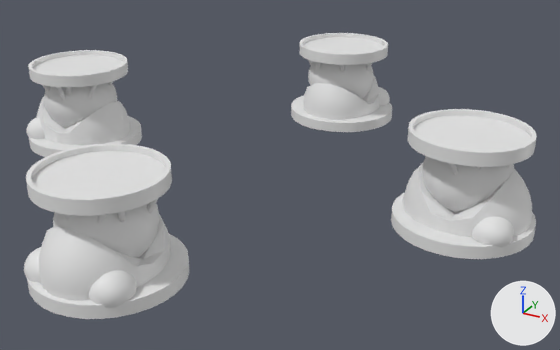
The FBX model Assets/_Project/Mesh/Landmarks/Landmark_Visual_Voodoo_Pedestal.fbx, before and after one commit.
Rendered twice from a camera (50 mm lens) standing at (6.0, -9.94, 5.01) and looking at (0.53, 0.0, 0.04). Arrows for +X, +Y and +Z are at lower right; the lights stay in place. Where no turn or scale is listed for an object, it has been applied to the vertices.

The older version as bpy lines, for what is in view:
```python
me_cylinder_031 = bpy.data.meshes.new('Cylinder.031')
me_cylinder_031.from_pydata(...)  # 5384 vertices, 10368 faces; spans x -4.5..4.5, y -4.5..4.5, z -0.12..1.34
ob_sm_pedestal = bpy.data.objects.new('SM_Pedestal', me_cylinder_031)
ob_sm_pedestal.location = (0.0, 0.0, 0.0)
```
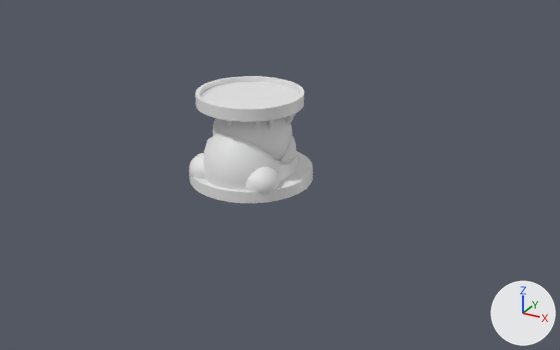
Patch to the scene script:
```diff
--- a/Assets/_Project/Mesh/Landmarks/Landmark_Visual_Voodoo_Pedestal.fbx.py
+++ b/Assets/_Project/Mesh/Landmarks/Landmark_Visual_Voodoo_Pedestal.fbx.py
@@ me_cylinder_031 @@
 # used by ob_sm_pedestal; location = (0.0, 0.0, 0.0)
-me_cylinder_031.from_pydata(...)  # 5384 vertices, 10368 faces; spans x -4.5..4.5, y -4.5..4.5, z -0.12..1.34
+me_cylinder_031.from_pydata(...)  # 1346 vertices, 2592 faces; spans x -1.0..1.0, y -1.0..1.0, z -0.12..1.34
+# me_cylinder_031 part 1: the loose piece of 64 vertices spanning x -1.0..1.0, y -4.5..-2.5, z -0.11..0.08 is moved by (0.0, 3.5, 0.0)
+# me_cylinder_031 part 2: the loose piece of 108 vertices spanning x -0.74..0.76, y -4.44..-2.63, z -0.1..0.83 is moved by (0.0, 3.5, 0.0)
+# me_cylinder_031 part 3: the loose piece of 242 vertices spanning x -0.6..0.67, y -4.14..-2.86, z 0.1..1.24 is moved by (0.0, 3.5, 0.0)
+# me_cylinder_031 part 4: the loose piece of 128 vertices spanning x -0.85..0.85, y -4.35..-2.65, z 1.15..1.34 is moved by (0.0, 3.5, 0.0)
+# me_cylinder_031 part 5: the loose piece of 242 vertices spanning x 0.22..0.79, y -4.33..-3.75, z -0.12..0.39 is moved by (0.0, 3.5, 0.0)
+# me_cylinder_031 part 6: the loose piece of 242 vertices spanning x -0.78..-0.21, y -4.33..-3.75, z -0.12..0.39 is moved by (0.0, 3.5, 0.0)
+# me_cylinder_031 part 7: the loose piece of 32 vertices spanning x 0.17..0.36, y -3.06..-2.86, z 0.82..1.23 is scaled about its middle by (-0.885, -1.09, 1), then moved by (0.28, 2.66, 0.0)
+# me_cylinder_031 part 8: the loose piece of 32 vertices spanning x -3.06..-2.86, y -0.36..-0.17, z 0.82..1.23 is turned 155.8 degrees about the z axis through its middle, then moved by (2.54, 0.02, 0.0)
+# me_cylinder_031 part 9: the loose piece of 32 vertices spanning x -3.37..-3.16, y -0.65..-0.46, z 0.82..1.23 is scaled about its middle by (-0.907, -1.12, 1), then moved by (2.68, 0.61, 0.0)
+# me_cylinder_031 part 10: the loose piece of 32 vertices spanning x 2.86..3.06, y 0.17..0.36, z 0.82..1.23 is turned 148.8 degrees about the z axis through its middle, then moved by (-2.3, -0.11, 0.0)
+# me_cylinder_031 part 11: the loose piece of 32 vertices spanning x 0.27..0.46, y -4.0..-3.79, z 0.82..1.23 is moved by (0.0, 3.5, 0.0)
+# me_cylinder_031 part 12: 48 loose pieces with 4038 vertices, spanning x -4.5..4.5, y -4.18..4.5, z -0.12..1.34, are deleted
```

Pixel boxes (x1, y1, x2, y2) of what changed, in the pictures (560 x 350 px; the box of a moved part takes in the faces that stretch with it):
'SM_Pedestal', reshaped (76% narrower, 55% shorter)
    before: (24, 33, 537, 319)
    after: (189, 76, 313, 203)
part 1 of me_cylinder_031, moved or reshaped
    before: (27, 234, 189, 319)
    after: (189, 151, 313, 203)
part 2 of me_cylinder_031, moved or reshaped
    before: (39, 214, 171, 301)
    after: (203, 134, 298, 190)
part 3 of me_cylinder_031, moved or reshaped
    before: (53, 204, 159, 258)
    after: (213, 117, 292, 160)
part 4 of me_cylinder_031, moved or reshaped
    before: (26, 144, 172, 216)
    after: (195, 76, 304, 122)
part 5 of me_cylinder_031, moved or reshaped
    before: (89, 271, 136, 308)
    after: (246, 167, 280, 195)
part 6 of me_cylinder_031, moved or reshaped
    before: (24, 247, 42, 283)
    after: (189, 153, 205, 179)
part 7 of me_cylinder_031, moved or reshaped (not visible before)
    after: (268, 120, 274, 130)
part 8 of me_cylinder_031, moved or reshaped (not visible afterwards)
    before: (89, 85, 97, 99)
part 9 of me_cylinder_031, moved or reshaped (not visible afterwards)
    before: (66, 87, 71, 96)
part 10 of me_cylinder_031, moved or reshaped (not visible before)
    after: (286, 113, 296, 126)
part 11 of me_cylinder_031, moved or reshaped
    before: (97, 214, 107, 225)
    after: (253, 121, 261, 131)
part 12 of me_cylinder_031, deleted
    before: (27, 33, 537, 259)
